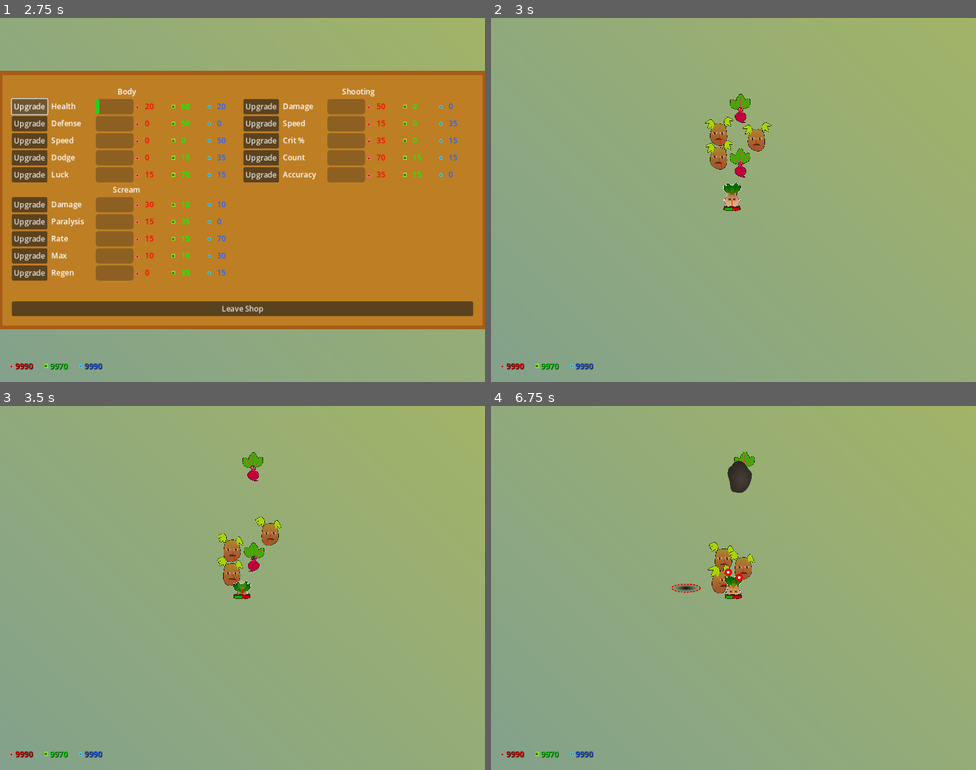
Above: before the commit, frames 1-4 (two rows, left to right).
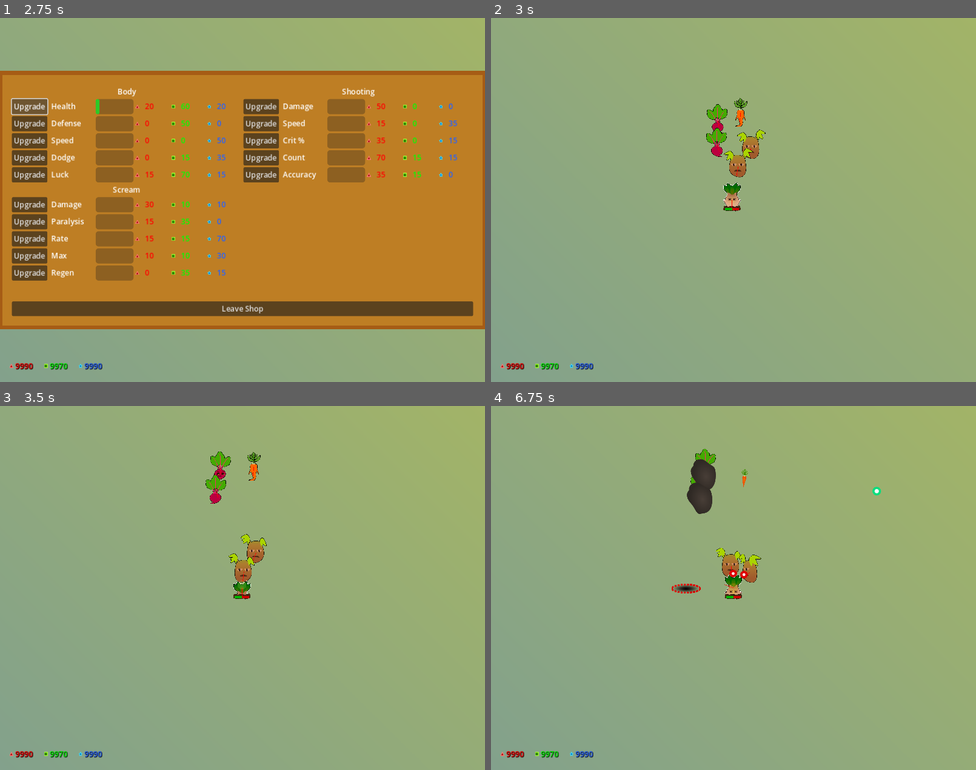
Above: after the commit, the same moments.

Repository: Zereijin/GGJ2023
Game: Godot game, scene res://main_menu/main_menu.tscn
Same seed, same stepped clock (60 frames per second), same inputs: the game is played once before the commit and once after it.
Inputs (mouse positions are in pixels of both pictures, inside the frame that each line leads up to):
- Up to frame 1 (2.75 s): click "Play" at 0.5 s; tap Enter at 1.25 s; move the mouse to (349, 181) at 1.27 s; press the mouse at (349, 181) at 1.28 s; hold D (right) 1.28-2 s; tap Space (shop) at 1.52 s; release the mouse at (349, 181) at 2 s; click "Upgrade" at 2 s
- Up to frame 2 (3 s): click "Leave Shop" at 2.75 s
- Up to frame 3 (3.5 s): no input
- Up to frame 4 (6.75 s): move the mouse to (636, 606) at 3.52 s; hold S (down) 3.53-4.28 s; click (636, 606) at 3.6 s; tap Space (shop) at 3.77, 4.25, 5.27, 6.02, 6.5 s; move the mouse to (782, 507) at 4.27 s; press the mouse at (782, 507) at 4.28 s; hold D (right) 4.28-5.03 s; move the mouse to (709, 660) at 5.02 s; release the mouse at (709, 660) at 5.03 s; hold W (up) 5.03-5.78 s; click (709, 660) at 5.1 s; tap Enter at 5.75 s; move the mouse to (879, 642) at 5.77 s; press the mouse at (879, 642) at 5.78 s; hold A (left) from 5.78 s (still down); move the mouse to (588, 533) at 6.52 s; release the mouse at (588, 533) at 6.53 s; click (588, 533) at 6.6 s

Frame 1 is identical in both runs. In frame 2, 1.4% of the frame differs, in the area x 44-58%, y 20-44%; in frame 3, 1.6%; in frame 4, 2.0%, in the area x 37-81%, y 11-53%.

Commit message:
Add carrots

Diff:
--- /dev/null
+++ b/game/enemy/carrot/carrot.gd
@@ -0,0 +1,16 @@
+extends Avoider
+
+## The gun
+@onready
+var gun := $Gun
+
+
+func _physics_process(delta: float) -> void:
+	super(delta)
+	var towards_player := player.position - position
+	gun.rotation = towards_player.angle()
+
+
+func _on_gun_firing(projectile: Projectile) -> void:
+	projectile.player = player
+	queue_free()
--- /dev/null
+++ b/game/enemy/carrot/carrot.tscn
@@ -0,0 +1,86 @@
+[gd_scene load_steps=16 format=3 uid="uid://dktwfui784v27"]
+
+[ext_resource type="PackedScene" uid="uid://lfdejkugen8w" path="res://game/enemy/avoider.tscn" id="1_flti8"]
+[ext_resource type="Script" path="res://game/enemy/carrot/carrot.gd" id="2_6gkx1"]
+[ext_resource type="Texture2D" uid="uid://cgw22ehnut2dl" path="res://game/enemy/carrot/sprites/carrot_south1.png" id="2_qfbdj"]
+[ext_resource type="Texture2D" uid="uid://bnyoas2t7n3jx" path="res://game/enemy/carrot/sprites/carrot_south2.png" id="3_fd7y3"]
+[ext_resource type="Texture2D" uid="uid://drjbbquytk85t" path="res://game/enemy/carrot/sprites/carrot_west1.png" id="4_j20pb"]
+[ext_resource type="Texture2D" uid="uid://dam10rj7dg04" path="res://game/enemy/carrot/sprites/carrot_west2.png" id="5_ji5sp"]
+[ext_resource type="Texture2D" uid="uid://c1lbs8iai3meo" path="res://game/enemy/carrot/sprites/carrot_east1.png" id="6_86hqt"]
+[ext_resource type="Texture2D" uid="uid://chnge33bfbqok" path="res://game/enemy/carrot/sprites/carrot_east2.png" id="7_42o7j"]
+[ext_resource type="Texture2D" uid="uid://daluum70q2iju" path="res://game/enemy/carrot/sprites/carrot_north1.png" id="8_euyq1"]
+[ext_resource type="Texture2D" uid="uid://nlvupoq7ept" path="res://game/enemy/carrot/sprites/carrot_north2.png" id="9_jw7mk"]
+[ext_resource type="PackedScene" uid="uid://b1drdu17rv6qj" path="res://game/enemy/carrot/projectile.tscn" id="11_2dec2"]
+[ext_resource type="AudioStream" uid="uid://cbt0qaq4fm14" path="res://sound/carrot_death.ogg" id="12_hhlcr"]
+[ext_resource type="AudioStream" uid="uid://bvk5k5xepgm1" path="res://sound/carrot_hit.ogg" id="13_rmwef"]
+
+[sub_resource type="SpriteFrames" id="SpriteFrames_katbq"]
+animations = [{
+"frames": [{
+"duration": 1.0,
+"texture": ExtResource("2_qfbdj")
+}, {
+"duration": 1.0,
+"texture": ExtResource("3_fd7y3")
+}],
+"loop": true,
+"name": &"down",
+"speed": 5.0
+}, {
+"frames": [{
+"duration": 1.0,
+"texture": ExtResource("4_j20pb")
+}, {
+"duration": 1.0,
+"texture": ExtResource("5_ji5sp")
+}],
+"loop": true,
+"name": &"left",
+"speed": 5.0
+}, {
+"frames": [{
+"duration": 1.0,
+"texture": ExtResource("6_86hqt")
+}, {
+"duration": 1.0,
+"texture": ExtResource("7_42o7j")
+}],
+"loop": true,
+"name": &"right",
+"speed": 5.0
+}, {
+"frames": [{
+"duration": 1.0,
+"texture": ExtResource("8_euyq1")
+}, {
+"duration": 1.0,
+"texture": ExtResource("9_jw7mk")
+}],
+"loop": true,
+"name": &"up",
+"speed": 5.0
+}]
+
+[sub_resource type="RectangleShape2D" id="RectangleShape2D_ij5sl"]
+size = Vector2(20, 60)
+
+[node name="Carrot" instance=ExtResource("1_flti8")]
+script = ExtResource("2_6gkx1")
+force_multiplier = 2000.0
+resource_type = 0
+
+[node name="Sprite" parent="." index="0"]
+sprite_frames = SubResource("SpriteFrames_katbq")
+animation = &"down"
+
+[node name="Gun" parent="." index="1"]
+projectile = ExtResource("11_2dec2")
+
+[node name="CollisionShape" parent="." index="2"]
+shape = SubResource("RectangleShape2D_ij5sl")
+
+[node name="Damageable" parent="." index="3"]
+death_sound = ExtResource("12_hhlcr")
+hurt_sound = ExtResource("13_rmwef")
+
+[connection signal="firing" from="Gun" to="." method="_on_gun_firing"]
--- /dev/null
+++ b/game/enemy/carrot/projectile.gd
@@ -0,0 +1,27 @@
+extends Projectile
+
+## The path to the carrot enemy prefab
+@export_file("*.tscn")
+var carrot_path : String
+
+## The carrot enemy prefab
+@onready
+var _carrot_prefab : PackedScene = load(carrot_path)
+
+## The player
+var player : Player
+
+
+func _on_damage_area_body_entered(raw_body: Node2D) -> void:
+	var body := raw_body as PhysicsBody2D
+	var damageable := body.get_node("Damageable")
+	if damageable is Damageable:
+		damageable.damage(damage)
+
+
+func _land() -> void:
+	var carrot : Node2D = _carrot_prefab.instantiate()
+	carrot.position = position
+	carrot.configure(player)
+	get_parent().add_child(carrot)
+	queue_free()
--- /dev/null
+++ b/game/enemy/carrot/projectile.tscn
@@ -0,0 +1,42 @@
+[gd_scene load_steps=6 format=3 uid="uid://b1drdu17rv6qj"]
+
+[ext_resource type="PackedScene" uid="uid://0kfs3x4bphda" path="res://game/projectile.tscn" id="1_iy46j"]
+[ext_resource type="Script" path="res://game/enemy/carrot/projectile.gd" id="2_6f1y1"]
+[ext_resource type="Texture2D" uid="uid://7wp4m0vo4iky" path="res://game/enemy/carrot/sprites/carrot_projectile.png" id="2_el6di"]
+
+[sub_resource type="CapsuleShape2D" id="CapsuleShape2D_juglu"]
+radius = 5.0
+height = 35.0
+
+[sub_resource type="CapsuleShape2D" id="CapsuleShape2D_78atj"]
+radius = 5.0
+height = 35.0
+
+[node name="Projectile" instance=ExtResource("1_iy46j")]
+collision_mask = 16
+script = ExtResource("2_6f1y1")
+carrot_path = "res://game/enemy/carrot/carrot.tscn"
+
+[node name="Sprite" parent="." index="0"]
+rotation = -1.5708
+scale = Vector2(0.1, 0.1)
+texture = ExtResource("2_el6di")
+
+[node name="CollisionShape" parent="." index="1"]
+rotation = 1.5708
+shape = SubResource("CapsuleShape2D_juglu")
+
+[node name="DamageArea" type="Area2D" parent="." index="2"]
+collision_layer = 2
+
+[node name="CollisionShape" type="CollisionShape2D" parent="DamageArea" index="0"]
+rotation = 1.5708
+shape = SubResource("CapsuleShape2D_78atj")
+
+[node name="LandTimer" type="Timer" parent="." index="3"]
+wait_time = 10.0
+one_shot = true
+autostart = true
+
+[connection signal="body_entered" from="DamageArea" to="." method="_on_damage_area_body_entered"]
+[connection signal="timeout" from="LandTimer" to="." method="_land"]
--- a/game/game.tscn
+++ b/game/game.tscn
@@ -6,6 +6,7 @@
 [ext_resource type="PackedScene" uid="uid://cgwhfduesoojv" path="res://shop/shop_panel.tscn" id="3_xprnx"]
 [ext_resource type="Texture2D" uid="uid://cg5adf1v7n2yh" path="res://game/stage/sprites/fence_south.png" id="4_x4qaj"]
 [ext_resource type="Texture2D" uid="uid://1nyavrk80xgv" path="res://game/resources/sprites/red_triangle.png" id="5_46ofj"]
+[ext_resource type="PackedScene" uid="uid://dktwfui784v27" path="res://game/enemy/carrot/carrot.tscn" id="5_nwpon"]
 [ext_resource type="Script" path="res://game/spawner.gd" id="5_qroix"]
 [ext_resource type="PackedScene" uid="uid://dbssse540sc70" path="res://game/enemy/potato/potato.tscn" id="6_f1ll7"]
 [ext_resource type="PackedScene" uid="uid://y2xwktkmii21" path="res://game/enemy/beet/beet.tscn" id="6_pid8e"]
@@ -78,7 +79,7 @@
 polygon = PackedVector2Array(-550, -500, 550, -500, 550, 450, -550, 450)
 script = ExtResource("5_qroix")
 warning_marker = NodePath("../SpawnWarning")
-plants = Array[PackedScene]([ExtResource("6_pid8e"), ExtResource("6_f1ll7")])
+plants = Array[PackedScene]([ExtResource("6_pid8e"), ExtResource("5_nwpon"), ExtResource("6_f1ll7")])
 parent_node = NodePath("../Objects")
 player = NodePath("../Objects/Player")
 
Not shown: 1 places in game/game.tscn that only renumber resources
